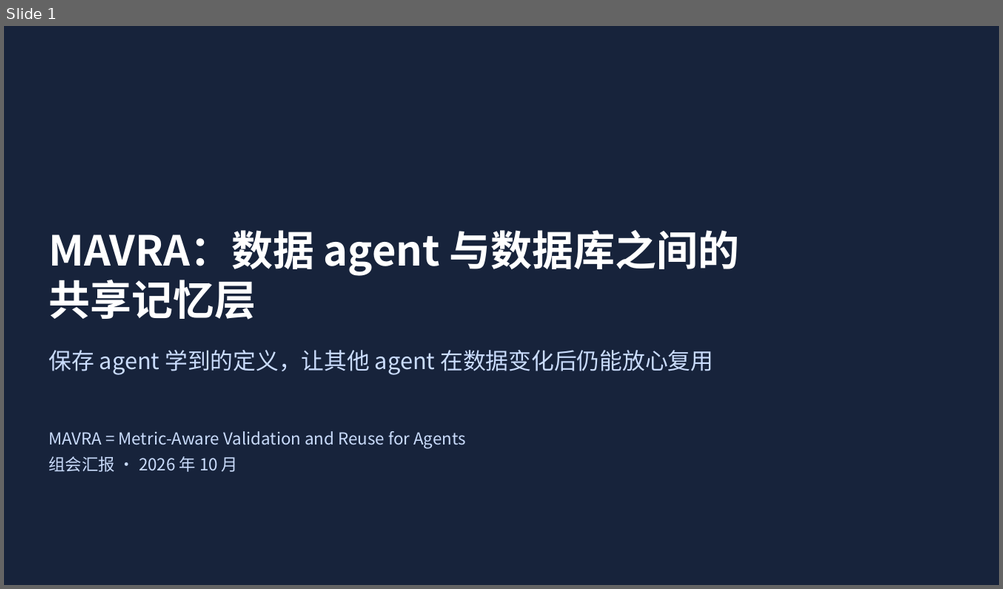
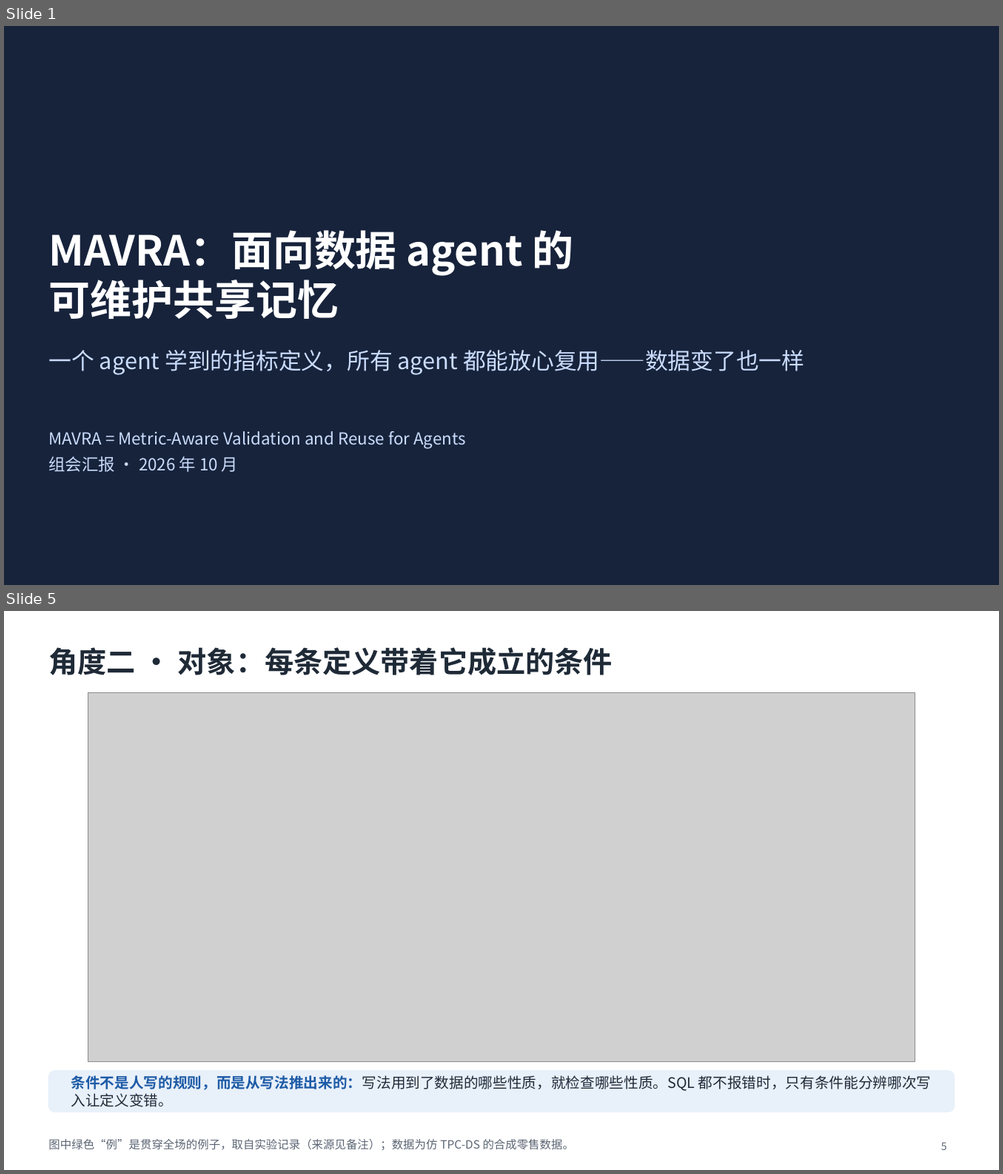
Before and after one commit to mmmttt000045/agent4db-adapter, a slide deck: docs/mavra-system.pptx. Shown one above the other, each under a label of ours: slide 1 before the commit, slides 1 and 5 after it; the slides between them are not shown. The pictures are 1003x589 and 1003x1174 pixels, drawn with LibreOffice and Linux fonts; fonts in the diff are those of the drawing; grey boxes stand for pictures. Boxes give left, top, right and bottom in pixels: in the first picture for what was removed or moved away, otherwise in the second. Text is boxed around its words. In the diff, an @@ line names an element or a change of style, - is before the commit and + after.

```diff
--- a/docs/mavra-system.pptx
+++ b/docs/mavra-system.pptx
@@ slide 5 added at [4,611,999,1170], background #FFFFFF @@
@@ title added at [48,647,612,675], 28 pt, text #1F2A37, bold @@
+角度二 · 对象：每条定义带着它成立的条件
@@ picture added at [88,693,915,1062] @@
@@ rounded rectangle added at [48,1071,954,1113], fill #E8F0FA, outline #E8F0FA 1 pt @@
@@ text added at [71,1076,930,1108], 14 pt, text #1F2A37 @@
+条件不是人写的规则，而是从写法推出来的：写法用到了数据的哪些性质，就检查哪些性质。SQL 都不报错时，只有条件能分辨哪次写入让定义变错。
@@ text added at [48,1139,574,1150], 11 pt, text #5B6573 @@
+图中绿色“例”是贯穿全场的例子，取自实验记录（来源见备注）；数据为仿 TPC-DS 的合成零售数据。
@@ page number added at [941,1142,947,1150], 10 pt, text #5B6573 @@
+5
@@ slide 1 changed as well @@
@@ title at [48,230,574,319]: text changed @@
-MAVRA：数据 agent 与数据库之间的
-共享记忆层
+MAVRA：面向数据 agent 的
+可维护共享记忆
@@ text at [48,350,804,375]: text changed @@
-保存 agent 学到的定义，让其他 agent 在数据变化后仍能放心复用
+一个 agent 学到的指标定义，所有 agent 都能放心复用——数据变了也一样
```
Also in this commit, not shown: 4 other slides changed, 2 other slides added, 5 slides removed, 23 other files.
